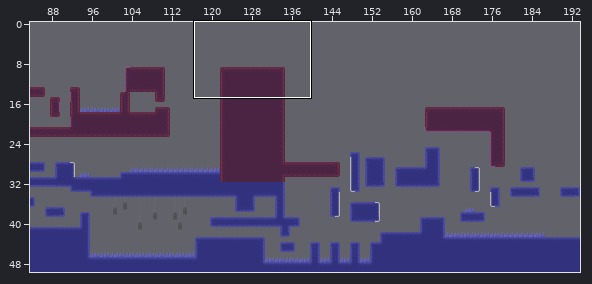
Tiled map: LevelDesign/MapMarioLike.tmx. The first picture is a wide view before the edit; the outline marks the close-up.
Close-up. Before the commit:
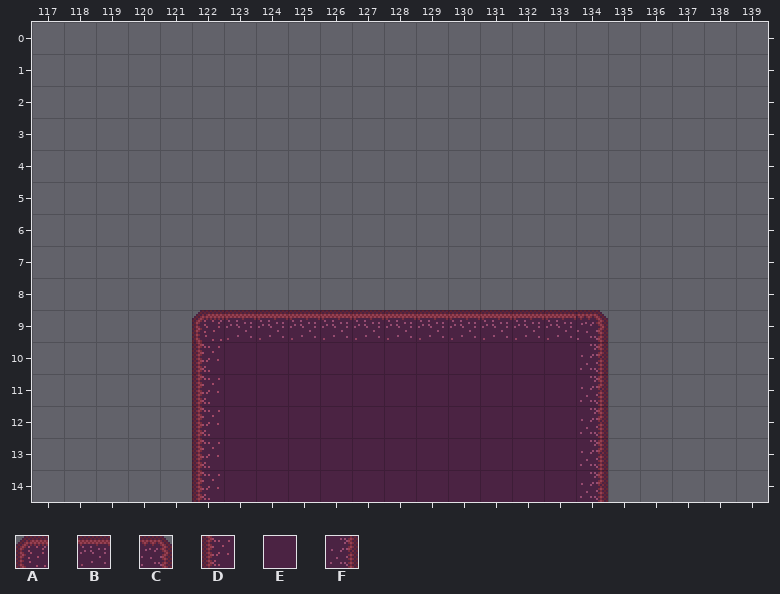
Cells are 32x32 px. Shown: x 117..139, y 0..14. The commit also changed other parts of the map, which this record leaves out.
Key: from "Tileset": A 581, B 582, C 583, D 637, E 638, F 639.
_ is an empty cell.
Layers that did not change in this view are not listed.
Layer "calque_plateforme" before, first column x 117:
 0 _______________________
 1 _______________________
 2 _______________________
 3 _______________________
 4 _______________________
 5 _______________________
 6 _______________________
 7 _______________________
 8 _______________________
 9 _____ABBBBBBBBBBBC_____
10 _____DEEEEEEEEEEEF_____
11 _____DEEEEEEEEEEEF_____
12 _____DEEEEEEEEEEEF_____
13 _____DEEEEEEEEEEEF_____
14 _____DEEEEEEEEEEEF_____
After:
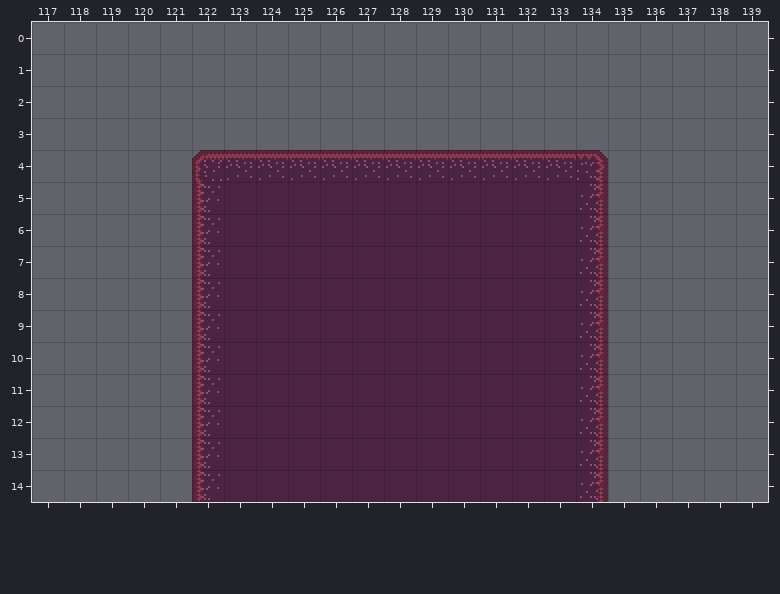
From old to new:
Changed rows in their new state; . is an unchanged cell.
Layer "calque_plateforme":
first column x 122:
 4 ABBBBBBBBBBBC
 5 DEEEEEEEEEEEF
 6 DEEEEEEEEEEEF
 7 DEEEEEEEEEEEF
 8 DEEEEEEEEEEEF
 9 DEEEEEEEEEEEF
Changed places in both close-ups, as pixel boxes (x1, y1, x2, y2):
changed: (192, 150, 608, 342)
